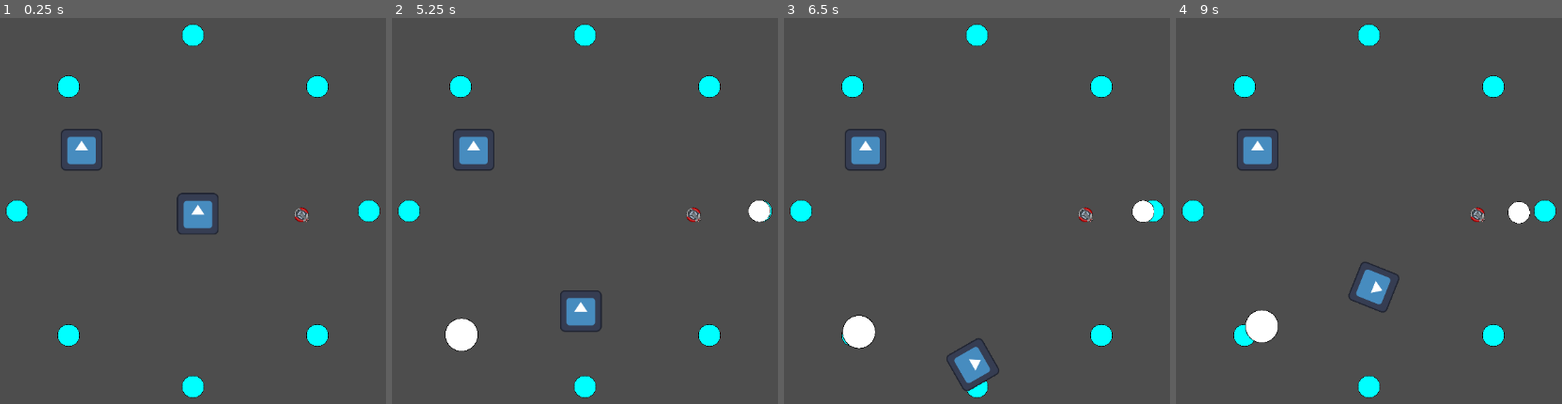
Above: before the commit, frames 1-4 (left to right).
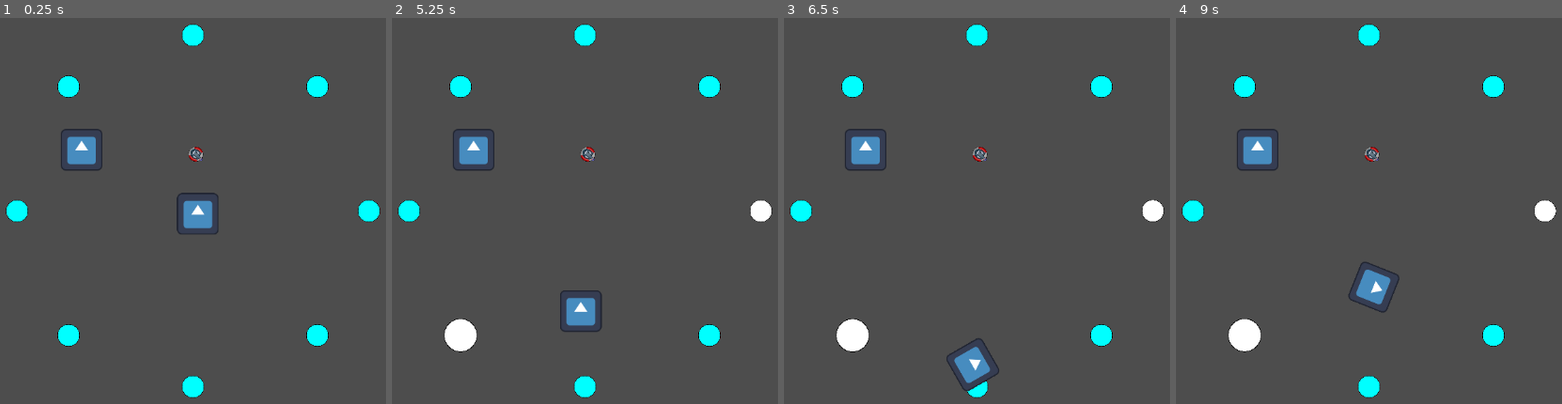
Above: after the commit, the same moments.

Repository: DarkerQueenSara/wave-defense
Game: Godot game, scene res://scenes/main_scene.tscn
The game is run twice, just before and just after one commit, with the same random seed, the same clock (stepped at 60 frames per second) and the same inputs. The engine's default icon, where the game draws it, is replaced by a stand-in: a white triangle on a blue panel in a dark square.
Inputs:
- Up to frame 1 (0.25 s): no input
- Up to frame 2 (5.25 s): tap Enter at 0.5 s; hold Right (right) 0.53-1.28 s; tap X (towerMagnet) at 0.6, 2.85, 5.1 s; hold Down (down) 1.28-2.03 s; tap Z (towerNormal) at 1.35, 3.6 s; hold Right (right) 2.03-2.78 s; tap C (towerRepel) at 2.1, 4.35 s; hold Up (up) 2.78-3.53 s; hold A (left) 3.53-5.03 s; hold Down (down) from 5.03 s (still down)
- Up to frame 3 (6.5 s): release Down (down) at 5.78 s; hold Right (right) from 5.78 s (still down); tap Z (towerNormal) at 5.85 s
- Up to frame 4 (9 s): release Right (right) at 6.53 s; hold Up (up) 6.53-7.28 s; tap one key every 0.75 s from 6.6 s: C (towerRepel) X (towerMagnet) Z (towerNormal) C (towerRepel); hold Right (right) 7.28-8.03 s; hold Down (down) 8.03-8.78 s; hold A (left) from 8.78 s (still down)

The runs differ from the first frame. In frame 1, 0.2% of the frame differs, in the area x 48-81%, y 33-53%; in frame 2, 0.4%; in frame 3, 0.9%; in frame 4, 1.6%, in the area x 13-99%, y 33-87%.

Commit message:
fixed bug in repel

Diff:
--- a/scenes/main_scene.tscn
+++ b/scenes/main_scene.tscn
@@ -8,7 +8,7 @@
 [ext_resource type="PackedScene" uid="uid://brdjr7mn07rd" path="res://scenes/player.tscn" id="4_uuxnm"]
 [ext_resource type="PackedScene" uid="uid://nof136r48xpt" path="res://scenes/wave.tscn" id="5_pfcyh"]
 [ext_resource type="PackedScene" uid="uid://0mov2oufl77v" path="res://scenes/resource.tscn" id="5_vbinm"]
-[ext_resource type="PackedScene" uid="uid://c2kscjm3ieb20" path="res://scenes/magnet.tscn" id="9_54ioj"]
+[ext_resource type="PackedScene" uid="uid://ctmw1pv28juc0" path="res://scenes/repel.tscn" id="9_2gatr"]
 
 [node name="MainScene" type="Node2D"]
 
@@ -106,8 +106,8 @@
 
 [node name="WaveSpawner" type="Node2D" parent="."]
 
-[node name="Magnet" parent="." instance=ExtResource("9_54ioj")]
-position = Vector2(332, 12)
+[node name="Repel" parent="." instance=ExtResource("9_2gatr")]
+position = Vector2(8, -174)
 
 [connection signal="timeout" from="EnemyWaveTimer" to="SpawnPointHolder" method="_on_wave_timer_timeout"]
 [connection signal="timeout" from="WaterWaveTimer" to="SpawnPointHolder" method="_on_water_wave_timer_timeout"]
--- a/scenes/repel.tscn
+++ b/scenes/repel.tscn
@@ -9,3 +9,6 @@
 
 [node name="Sprite2D" parent="." index="0"]
 texture = ExtResource("3_pras5")
+
+[node name="Area2D" parent="." index="1"]
+scale = Vector2(50, 50)
--- a/scripts/repel.gd
+++ b/scripts/repel.gd
@@ -2,8 +2,8 @@
 
 func _on_area_2d_body_entered(body: Node2D) -> void:
 	super(body);
-	body.get_parent().look_at(body.get_parent().spawnPointPos);
+	body.get_parent().currentLookAt = body.get_parent().spawnPointPos;
 
 func _on_area_2d_body_exited(body: Node2D) -> void:
 	super(body);
-	body.get_parent().look_at(Vector2(0,0));
+	body.get_parent().currentLookAt = Vector2(0,0);
